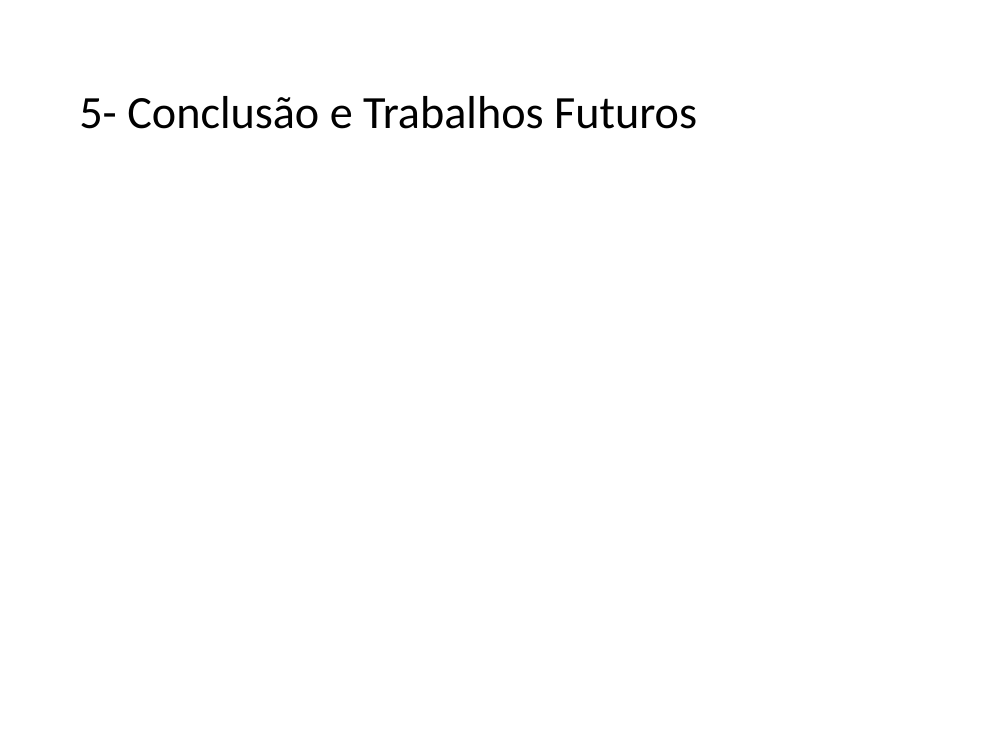
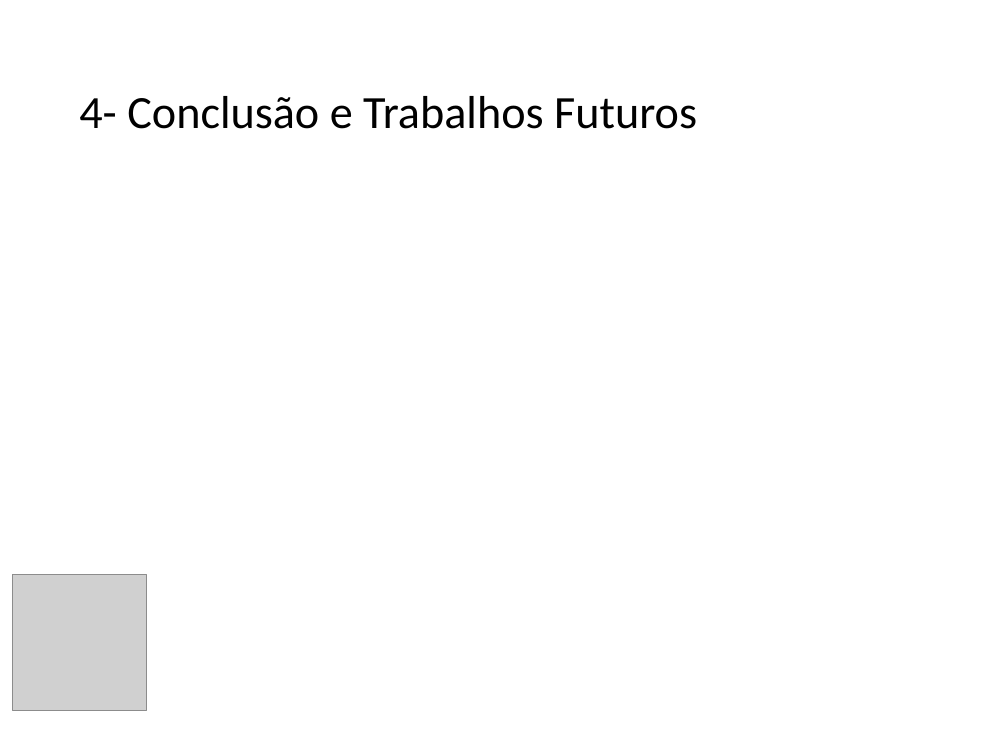
Before and after one commit to TavaresCarlos/INF723-Visualizacao-de-Dados-, a slide deck: slide 14 of presentation/apresentação.pptx (slide 9 before the commit). Drawn at 1008x756 pixels with LibreOffice and Linux fonts; fonts in the diff are those of the drawing; grey boxes stand for pictures; background and template pictures are left out. Boxes give left, top, right and bottom in pixels: in the first picture for what was removed or moved away, otherwise in the second. Text is boxed around its words. In the diff, an @@ line names an element or a change of style, - is before the commit and + after.

```diff
--- a/presentation/apresentação.pptx
+++ b/presentation/apresentação.pptx
@@ title at [79,96,697,129]: text changed @@
-5- Conclusão e Trabalhos Futuros
+4- Conclusão e Trabalhos Futuros
@@ picture added at [12,575,147,711] @@
```
Also in this commit, not shown: 5 other slides changed, 8 slides added, 3 slides removed, 28 other files.
